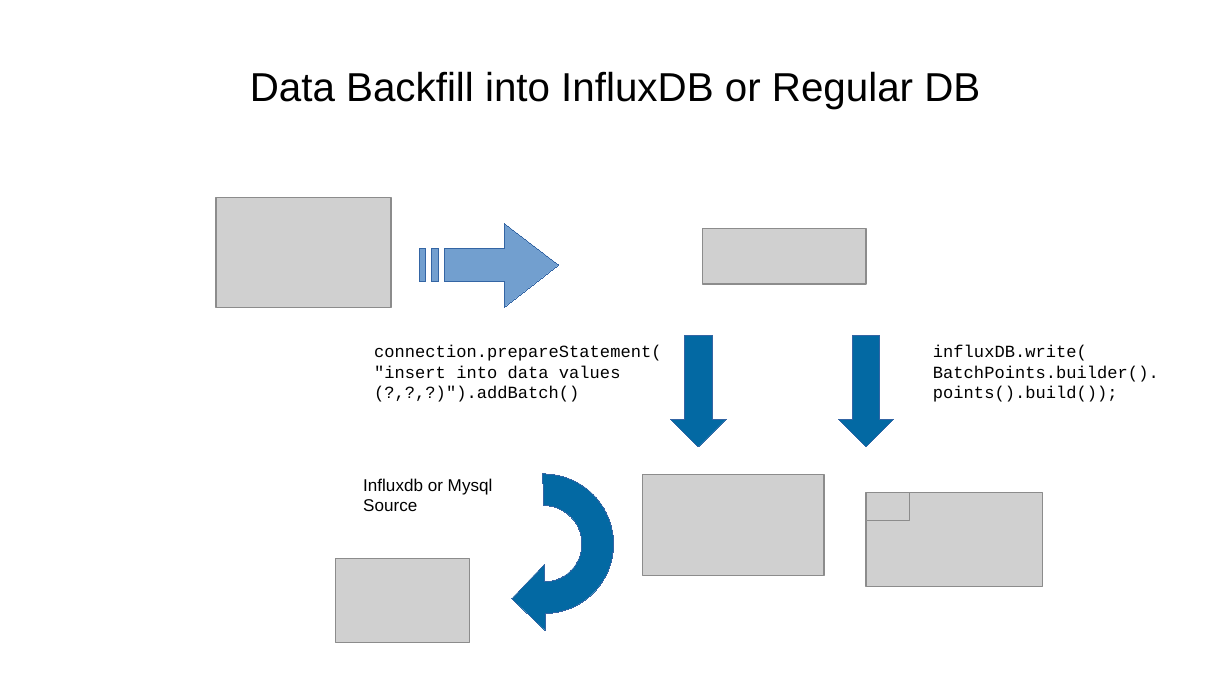
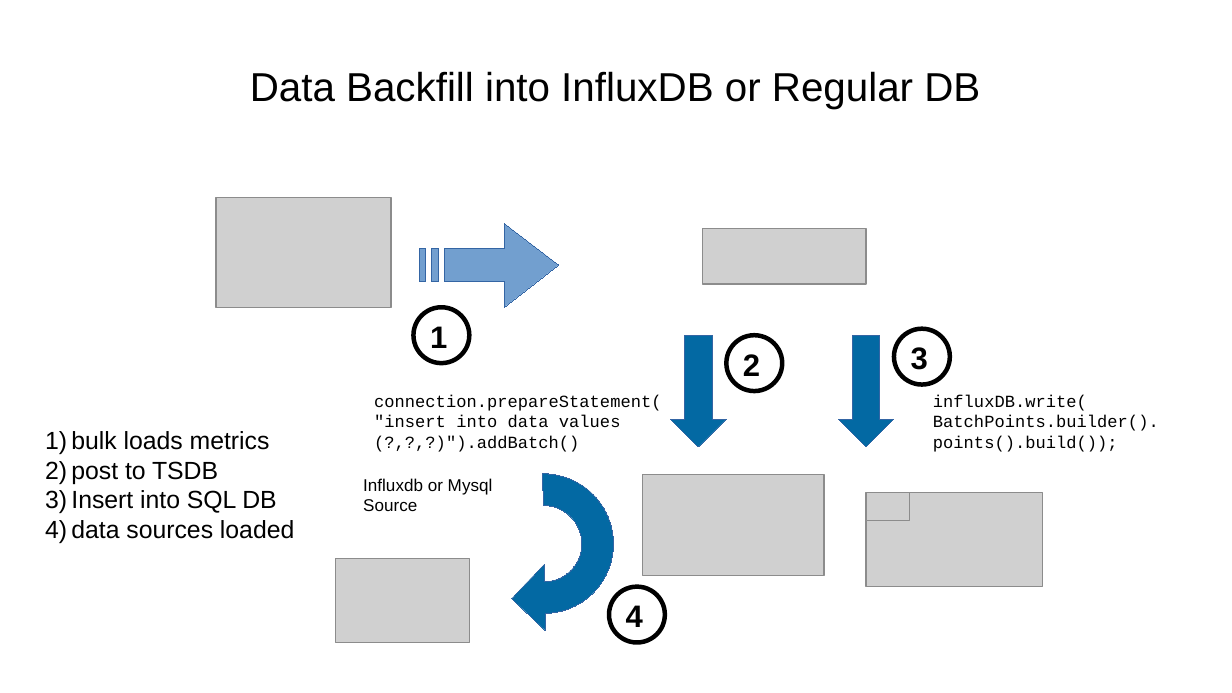
Before and after one commit to sergueik/springboot_study, a slide deck: slide 5 of basic-influxdb/data flow.odp (slide 4 before the commit). Drawn at 1232x693 pixels with LibreOffice and Linux fonts; fonts in the diff are those of the drawing; grey boxes stand for pictures. Boxes give left, top, right and bottom in pixels: in the first picture for what was removed or moved away, otherwise in the second. Text is boxed around its words. In the diff, an @@ line names an element or a change of style, - is before the commit and + after.

Commit message:
updated data flow presentation

```diff
--- a/basic-influxdb/data flow.odp
+++ b/basic-influxdb/data flow.odp
@@ ellipse added at (414, 307, 470, 363), outline #000000 2.89 pt @@
@@ text added at (430, 326, 447, 348), 20 pt, text #000000, bold @@
+1
@@ ellipse added at (894, 329, 950, 385), outline #000000 2.89 pt @@
@@ ellipse added at (727, 335, 783, 391), outline #000000 2.89 pt @@
@@ text added at (743, 354, 760, 376), 20 pt, text #000000, bold @@
+2
@@ text added at (911, 347, 928, 370), 20 pt, text #000000, bold @@
+3
@@ text "connection.prepareStatement(": place and size @@
-text "connection.prepareStatement(" at (374, 345, 661, 402)
+text "connection.prepareStatement(" at (374, 394, 661, 452)
@@ text "influxDB.write(": place and size @@
-text "influxDB.write(" at (933, 345, 1159, 402)
+text "influxDB.write(" at (933, 394, 1159, 452)
@@ text added at (71, 431, 294, 539), 16 pt, text #000000 @@
+1) bulk loads metrics
+2) post to TSDB
+3) Insert into SQL DB
+4) data sources loaded
@@ ellipse added at (609, 587, 665, 643), outline #000000 2.89 pt @@
@@ text added at (626, 605, 643, 627), 20 pt, text #000000, bold @@
+4
```
Also in this commit, not shown: 4 other slides changed, 2 slides added, 1 other file.
